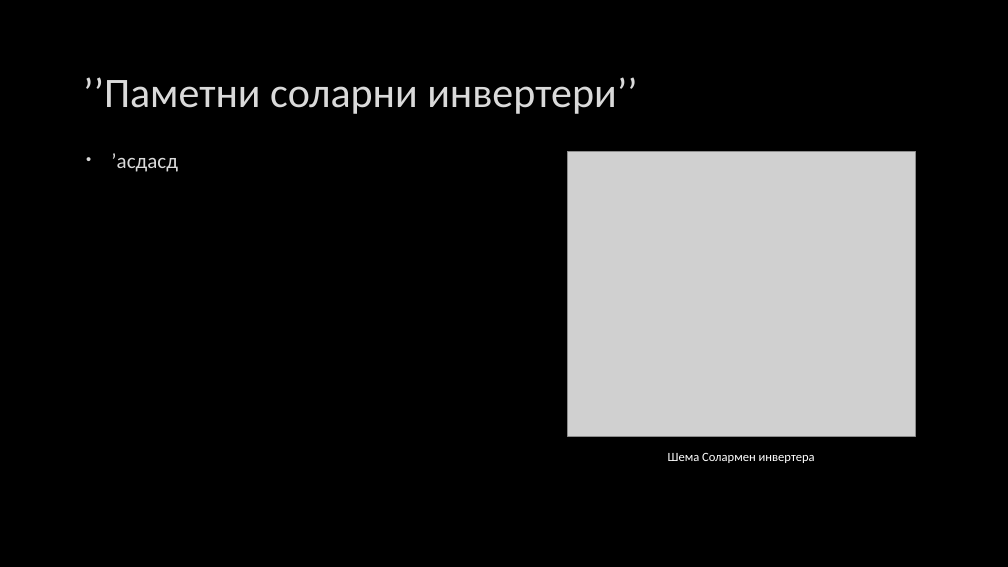
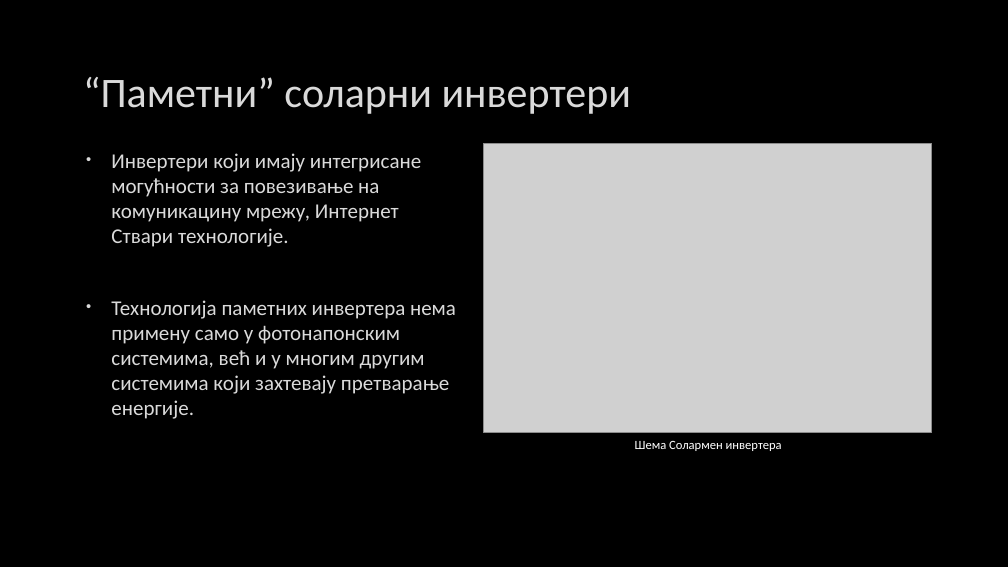
Before and after one commit to Vukasin211/Diplomski-rad, a slide deck: slide 4 of Сајбер безбедност соларних инвертера.pptx (slide 6 before the commit). Drawn at 1008x567 pixels with LibreOffice and Linux fonts; fonts in the diff are those of the drawing; grey boxes stand for pictures; background and template pictures are left out. Boxes give left, top, right and bottom in pixels: in the first picture for what was removed or moved away, otherwise in the second. Text is boxed around its words. In the diff, an @@ line names an element or a change of style, - is before the commit and + after.

```diff
--- a/Сајбер безбедност соларних инвертера.pptx
+++ b/Сајбер безбедност соларних инвертера.pptx
@@ title at (83,77,632,114): text changed @@
-’’Паметни соларни инвертери’’
+“Паметни” соларни инвертери
@@ picture: place and size @@
-picture at (567,152,915,436)
+picture at (483,143,932,433)
@@ text at (111,153,456,419): text changed @@
-• ’асдасд
+• Инвертери који имају интегрисане могућности за повезивање на комуникацину мрежу, Интернет Ствари технологије.
+• Технологија паметних инвертера нема примену само у фотонапонским системима, већ и у многим другим системима који захтевају претварање енергије.
@@ text "Шема Солармен инвертера": place and size @@
-text "Шема Солармен инвертера" at (668,453,815,463)
+text "Шема Солармен инвертера" at (635,441,782,451)
```
Also in this commit, not shown: 3 other slides changed, 21 slides added, 10 slides removed, 20 other files.
